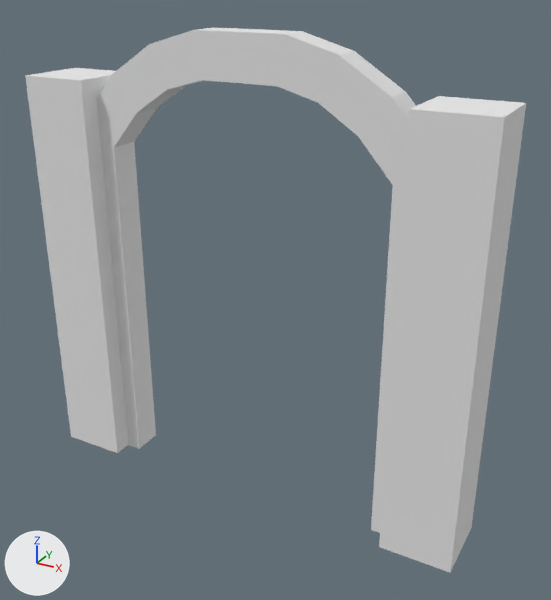
The Blender file ExternalAssets/Blender/DungeonDoorFrame.blend as it was, and as the next commit left it.
Both versions are drawn from a 50 mm lens placed at (0.901, -1.511, 1.314), pointed at (0.062, 0.014, 0.551). Arrows for +X, +Y and +Z are at lower left; the lights stay in place.

Names of what the first picture shows: 'Corner', 'Corner.001', 'Frame'.
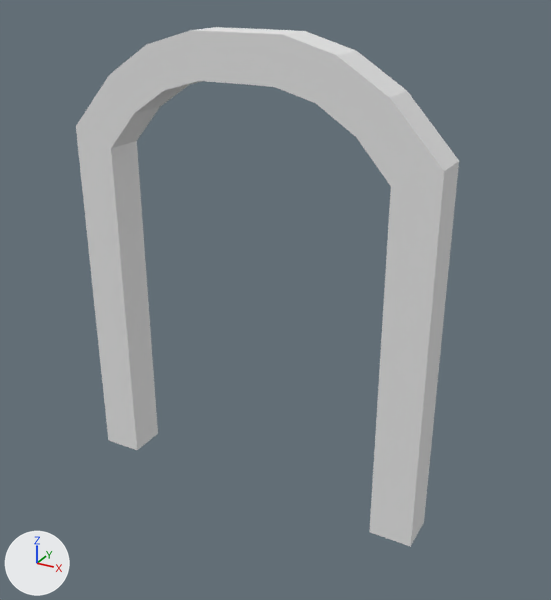
What differs and where, as boxes [x1, y1, x2, y2] in the pictures (551 x 600 px):
'Frame', rescaled: before [96, 27, 416, 533]; after [76, 27, 459, 547]
'Corner', hidden: before [379, 96, 526, 573]
'Corner.001', hidden: before [25, 68, 128, 453]

The edits, one by one:
Object 'Frame' (ob_frame) is rescaled from (1.0, 1.1, 1.0) to (1.0, 1.38, 1.0).
Object 'Corner' (ob_corner) is now hidden.
Object 'Corner.001' (ob_corner_001) is now hidden.
